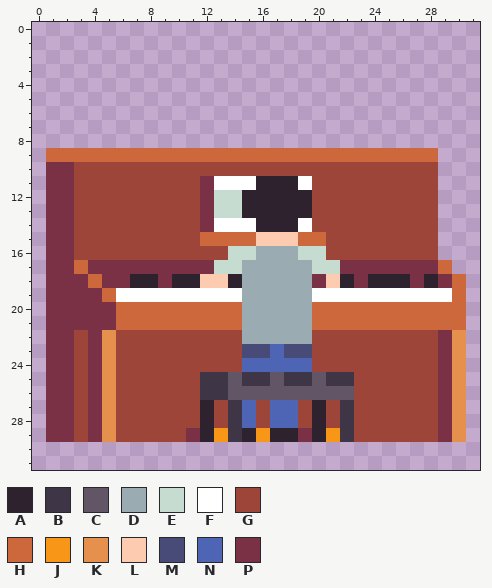
Edited in one commit: pixel-art file (raw-assets/game{m}{nomip}{copy}/player/player.aseprite). Above: the version before the commit.
32x32 pixels, 1 frame.
Visible layers, top first: "Stool", "Player", "Score", "Piano".
Palette (. is transparent): A #2e222f  B #3e3546  C #625565  D #9babb2  E #c7dcd0  F #ffffff  G #9e4539  H #cd683d  J #f79617  K #e6904e  L #fdcbb0  M #484a77  N #4d65b4  P #7a3045
Pixels before, first column x 1:
 9 HHHHHHHHHHHHHHHHHHHHHHHHHHHH..
10 PPGGGGGGGGGGGGGGGGGGGGGGGGGG..
11 PPGGGGGGGGGPFFFAAAFGGGGGGGGG..
12 PPGGGGGGGGGPEEAAAAAGGGGGGGGG..
13 PPGGGGGGGGGPEEAAAAAGGGGGGGGG..
14 PPGGGGGGGGGPFFFAAAFGGGGGGGGG..
15 PPGGGGGGGGGHHHHLLLHHGGGGGGGG..
16 PPGGGGGGGGGGGEEDDDEEGGGGGGGG..
17 PPHPPPPPPPPPEEDDDDDEEPPPPPPPH.
18 PPPHPPAAPAALLADDDDDPLAPAAAPAPH
19 PPPPHFFFFFFFFFDDDDDFFFFFFFFFFH
20 PPPPPHHHHHHHHHDDDDDHHHHHHHHHHH
21 PPPPPHHHHHHHHHDDDDDHHHHHHHHHHH
22 PPGPKGGGGGGGGGDDDDDGGGGGGGGGPK
23 PPGPKGGGGGGGGGMMNMMGGGGGGGGGPK
24 PPGPKGGGGGGGGGNNNNNGGGGGGGGGPK
25 PPGPKGGGGGGBBCBBCBBCBBGGGGGGPK
26 PPGPKGGGGGGBBCCCCCCCCCGGGGGGPK
27 PPGPKGGGGGGAGBNGNNGAGBGGGGGGPK
28 PPGPKGGGGGGAGBNGNNGAGBGGGGGGPK
29 PPGPKGGGGGPAJBAJAAPAJBGGGGGGPK
Once edited:
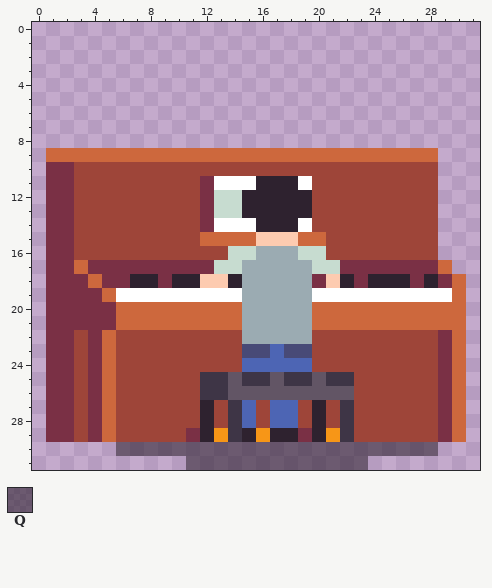
Colours new in this view: Q #2e222f96
Edits made:
Layer "Piano":
Colour K gives way to colour H in rows 22 to 29 at x 5 and 30.
The edit adds colour Q in row 30 at x 6 to 28; in row 31 at x 11 to 23.
Boxes around the changes in both pictures, in picture pixels (x1, y1, x2, y2):
changed: (102, 330, 466, 470)
